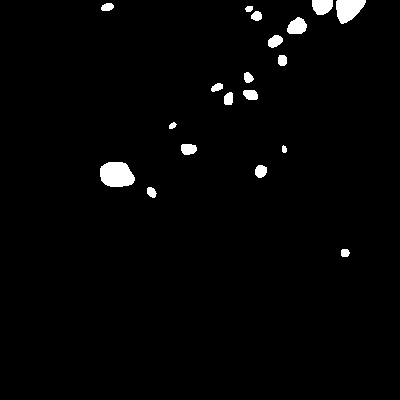
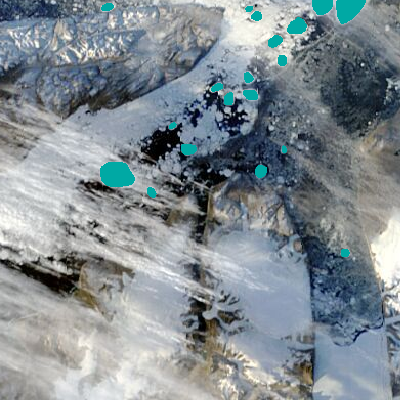
Layers edited between the first and the second w=400, h=400 image:
hid "ice floes" (1st of 2) over [0, 0, 400, 400]
hid "landmask" over [0, 3, 400, 400]
